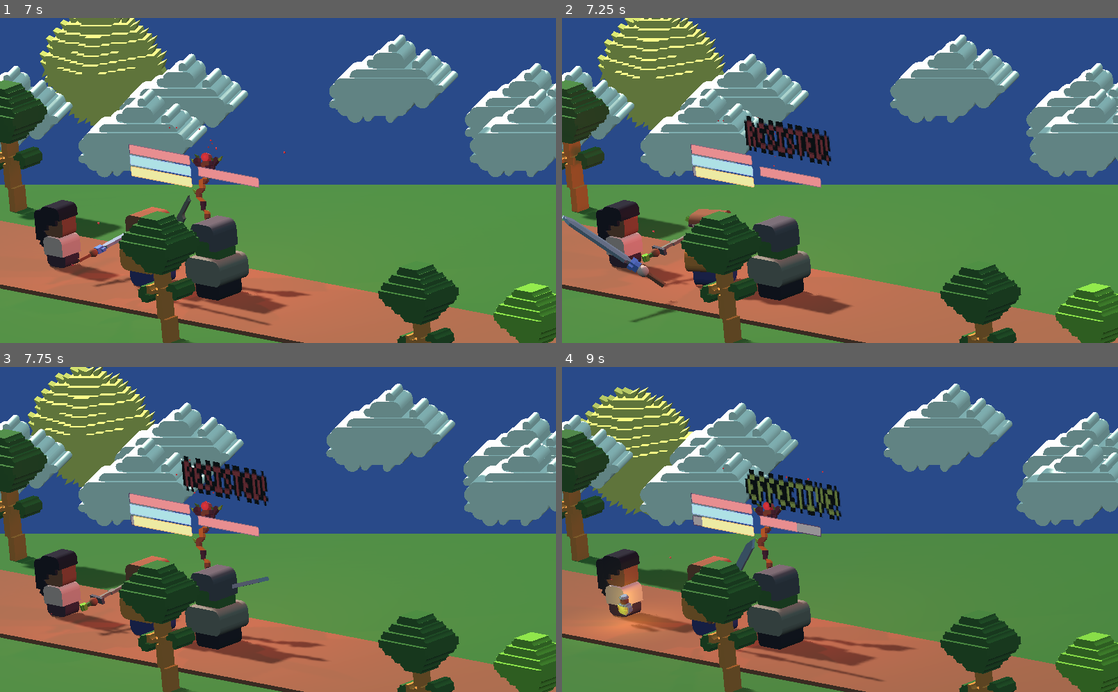
Above: before the commit, frames 1-4 (two rows, left to right).
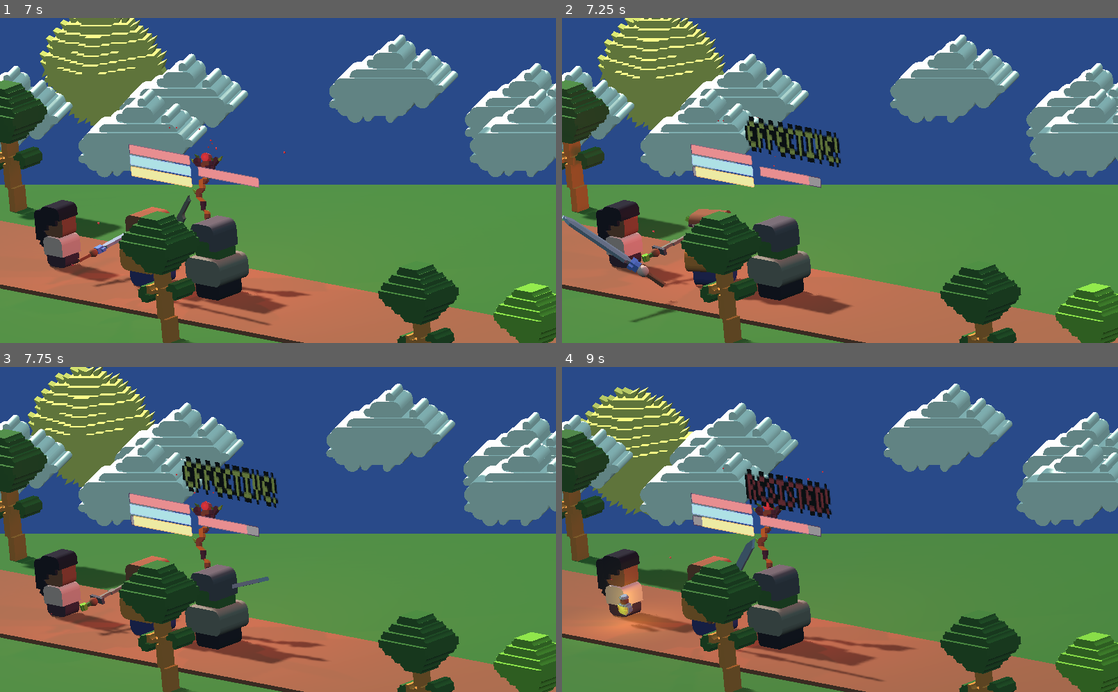
Above: after the commit, the same moments.

Repository: matt-cles/item-assistant
Game: Godot game, scene res://scenes/Main.tscn
The game is run twice, just before and just after one commit, with the same random seed, the same clock (stepped at 60 frames per second) and the same inputs.
Inputs (mouse positions are in pixels of both pictures, inside the frame that each line leads up to):
- Up to frame 1 (7 s): click "Start Game" at 0.5 s; tap Enter (ui_accept) at 1.25, 1.52, 2.27, 3.77, 4.52, 5.27, 6.77 s; move the mouse to (400, 164) at 1.27 s; hold Right (ui_right) 1.28-2.03 s; move the mouse to (166, 196) at 2.02 s; hold Left (ui_left) 2.03-2.78 s; move the mouse to (333, 109) at 2.77 s; hold Right (ui_right) 2.78-4.28 s; move the mouse to (250, 245) at 3.52 s; move the mouse to (444, 229) at 4.27 s; hold Left (ui_left) 4.28-6.53 s; move the mouse to (111, 131) at 5.02 s; move the mouse to (305, 180) at 5.77 s; move the mouse to (194, 99) at 6.52 s; hold Right (ui_right) from 6.53 s (still down)
- Up to frame 2 (7.25 s): keep holding Right (ui_right)
- Up to frame 3 (7.75 s): keep holding Right (ui_right); move the mouse to (400, 513) at 7.27 s; tap Enter (ui_accept) at 7.52 s
- Up to frame 4 (9 s): move the mouse to (728, 545) at 8.02 s; tap Enter (ui_accept) at 8.27 s; move the mouse to (895, 458) at 8.77 s; release Right (ui_right) at 8.78 s; hold Left (ui_left) from 8.78 s (still down)

Frame 1 is identical in both runs. In frame 2, 1.2% of the frame differs, in the area x 32-51%, y 30-53%; in frame 3, 1.2%, in the area x 32-50%, y 27-53%; in frame 4, 1.2%.

Commit message:
fix damage types

Diff:
--- a/scenes/Items.tscn
+++ b/scenes/Items.tscn
@@ -80,7 +80,7 @@
 ]]
 script = ExtResource( 24 )
 stamina_cost = 10
-damage_type = 4
+damage_type = 5
 
 [node name="handle-mesh" type="MeshInstance" parent="swords/sword-1"]
 transform = Transform( 0.05, 0, 0, 0, 0.05, 0, 0, 0, 0.05, 0, 0, 0 )
@@ -126,7 +126,7 @@
 transform = Transform( 1, 0, 0, 0, 1, 0, 0, 0, 1, -1.06567, 0, 0 )
 script = ExtResource( 24 )
 stamina_cost = 10
-damage_type = 4
+damage_type = 5
 
 [node name="handle-mesh" type="MeshInstance" parent="swords/sword-3"]
 transform = Transform( 0.05, 0, 0, 0, 0.05, 0, 0, 0, 0.05, 0, 0, 0 )
@@ -149,7 +149,7 @@
 transform = Transform( 1, 0, 0, 0, 1, 0, 0, 0, 1, -1.63879, 0, 0 )
 script = ExtResource( 24 )
 stamina_cost = 10
-damage_type = 5
+damage_type = 4
 
 [node name="handle-mesh" type="MeshInstance" parent="swords/sword-4"]
 transform = Transform( 0.05, 0, 0, 0, 0.05, 0, 0, 0, 0.05, 0, 0, 0 )
@@ -271,7 +271,7 @@
 ]]
 script = ExtResource( 24 )
 stamina_cost = 10
-damage_type = 4
+damage_type = 2
 
 [node name="handle-mesh" type="MeshInstance" parent="daggers/dagger-1"]
 transform = Transform( 0.05, 0, 0, 0, 0.05, 0, 0, 0, 0.05, 0, 0, 0 )
